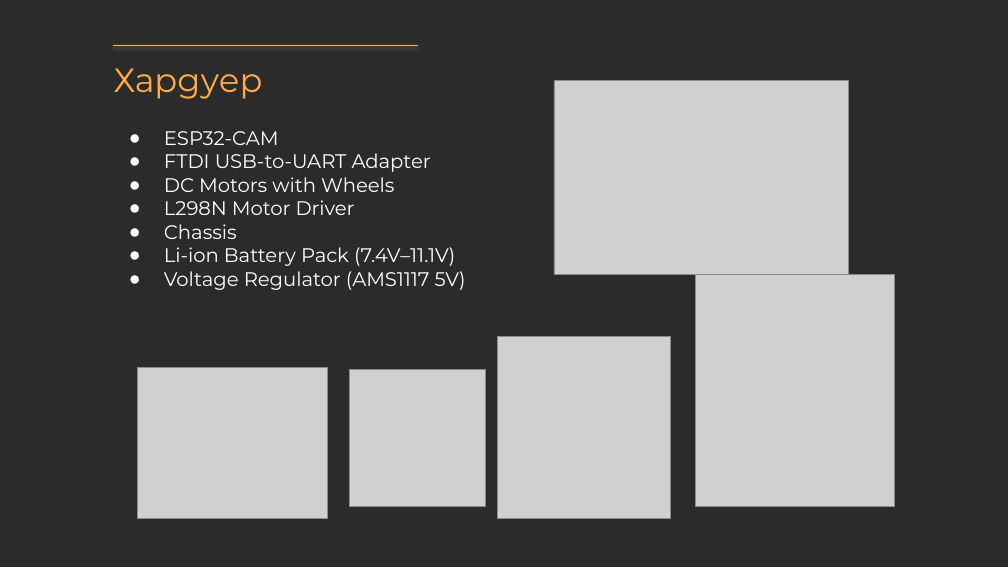
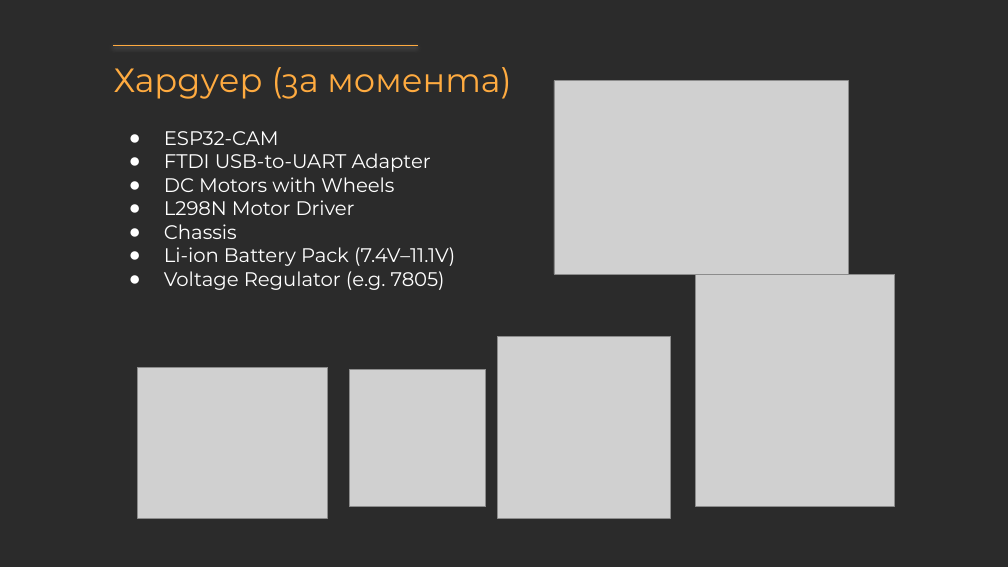
Before and after one commit to AlexanderVazov/line-tracking-robot, a slide deck: slide 4 of docs/Line-following Robot.pptx. Drawn at 1008x567 pixels with LibreOffice and Linux fonts; fonts in the diff are those of the drawing; grey boxes stand for pictures; background and template pictures are left out; a plain dark background stands for a picture behind light text. Boxes give left, top, right and bottom in pixels: in the first picture for what was removed or moved away, otherwise in the second. Text is boxed around its words. In the diff, an @@ line names an element or a change of style, - is before the commit and + after.

```diff
--- a/docs/Line-following Robot.pptx
+++ b/docs/Line-following Robot.pptx
@@ title at [114,67,511,99]: text changed @@
-Хардуер
+Хардуер (за момента)
@@ text at [164,271,445,290]: text changed @@
-● Voltage Regulator (AMS1117 5V)
+● Voltage Regulator (e.g. 7805)
```
Also in this commit, not shown: 1 other slide changed, 2 other files.
